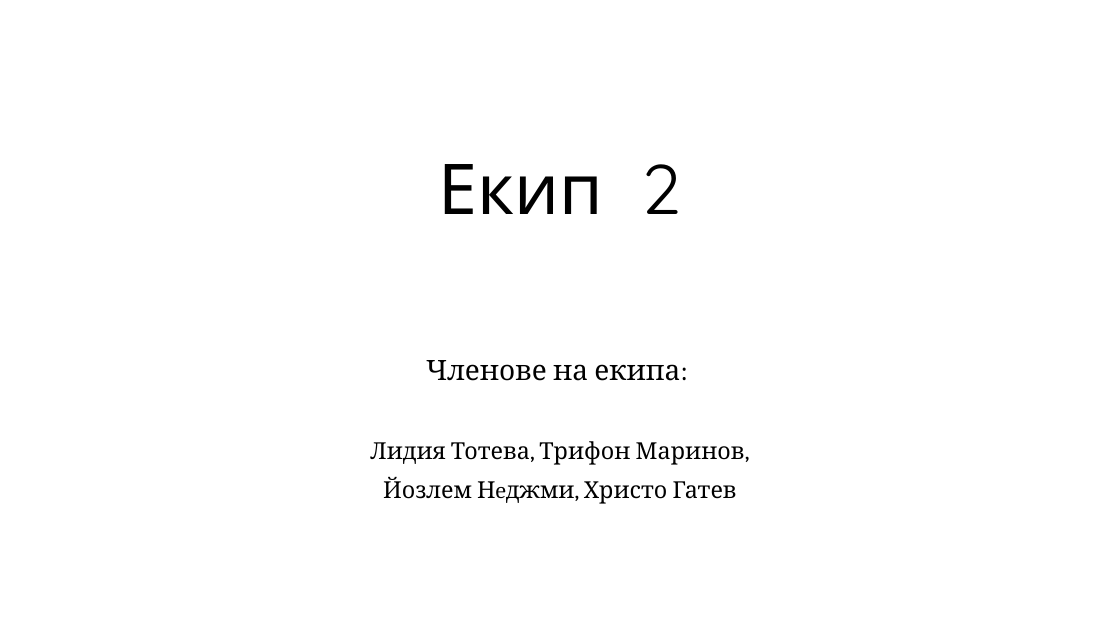
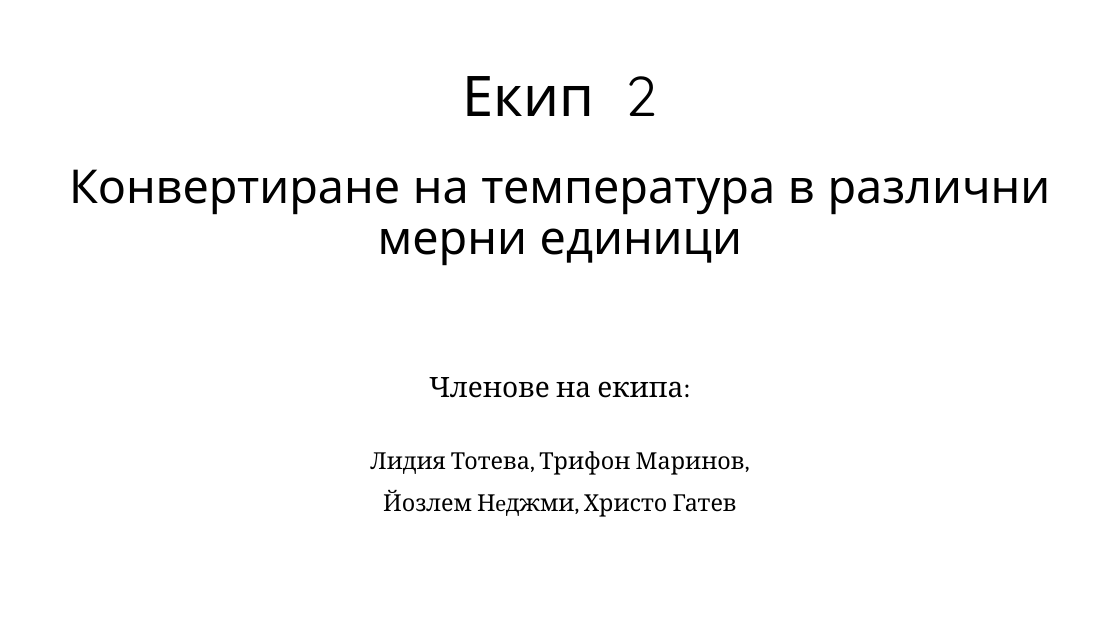
Before and after one commit to Lydi2027/Design, a slide deck: slide 1 of Екип 2.pptx. Drawn at 1120x630 pixels with LibreOffice and Linux fonts; fonts in the diff are those of the drawing; background and template pictures are left out. Boxes give left, top, right and bottom in pixels: in the first picture for what was removed or moved away, otherwise in the second. Text is boxed around its words. In the diff, an @@ line names an element or a change of style, - is before the commit and + after.

```diff
--- a/Екип 2.pptx
+++ b/Екип 2.pptx
@@ title at (69,76,1051,266): text changed; size 60 to 40 pt @@
-Екип 2
+Екип 2
+Конвертиране на температура в различни мерни единици
@@ subtitle "Членове на екипа:": place and size @@
-subtitle "Членове на екипа:" at (370,360,745,504)
+subtitle "Членове на екипа:" at (370,377,745,517)
@@ subtitle "Членове на екипа:" at (370,377,745,517): line spacing 1.4 to 1.5 @@
```
